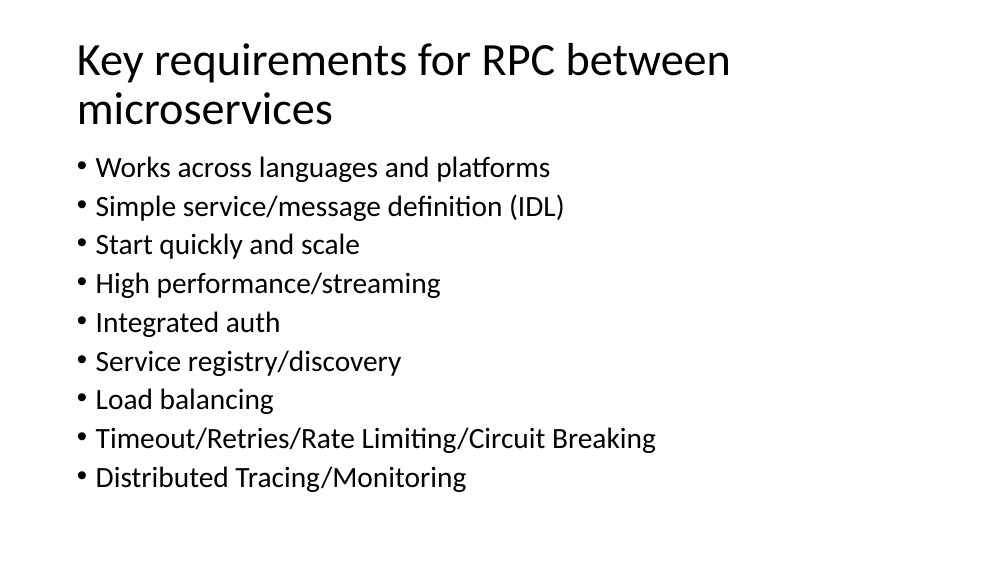
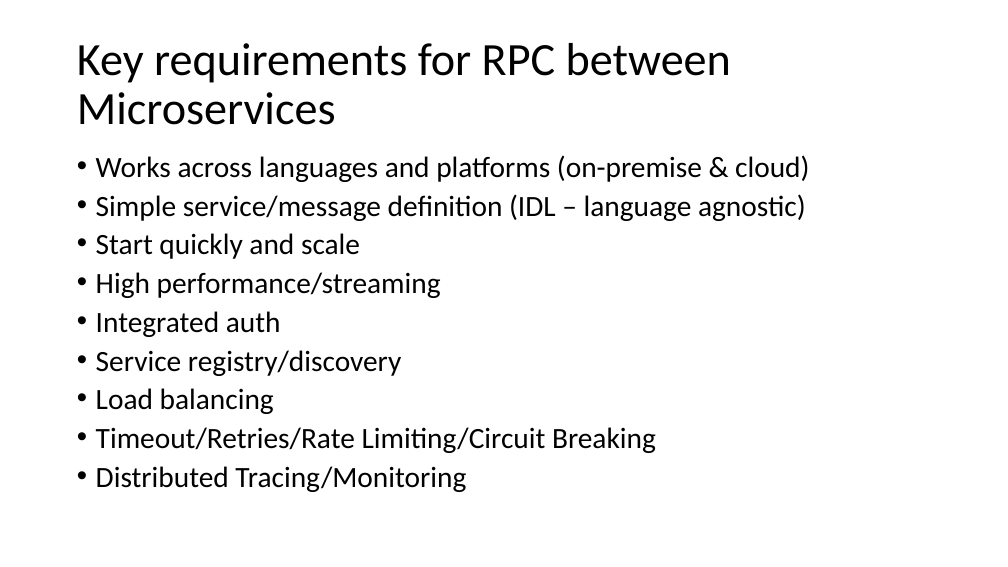
Before and after one commit to strongloop/loopback-example-polyglot, a slide deck: slide 4 of Polyglot Microservices.pptx. Drawn at 1008x567 pixels with LibreOffice and Linux fonts; fonts in the diff are those of the drawing. Boxes give left, top, right and bottom in pixels: in the first picture for what was removed or moved away, otherwise in the second. Text is boxed around its words. In the diff, an @@ line names an element or a change of style, - is before the commit and + after.

```diff
--- a/Polyglot Microservices.pptx
+++ b/Polyglot Microservices.pptx
@@ title at (77,43,731,125): text changed @@
-Key requirements for RPC between microservices
+Key requirements for RPC between Microservices
@@ text at (96,155,809,221): text changed @@
-• Works across languages and platforms
-• Simple service/message definition (IDL)
+• Works across languages and platforms (on-premise & cloud)
+• Simple service/message definition (IDL – language agnostic)
```
Also in this commit, not shown: 8 other slides changed.
